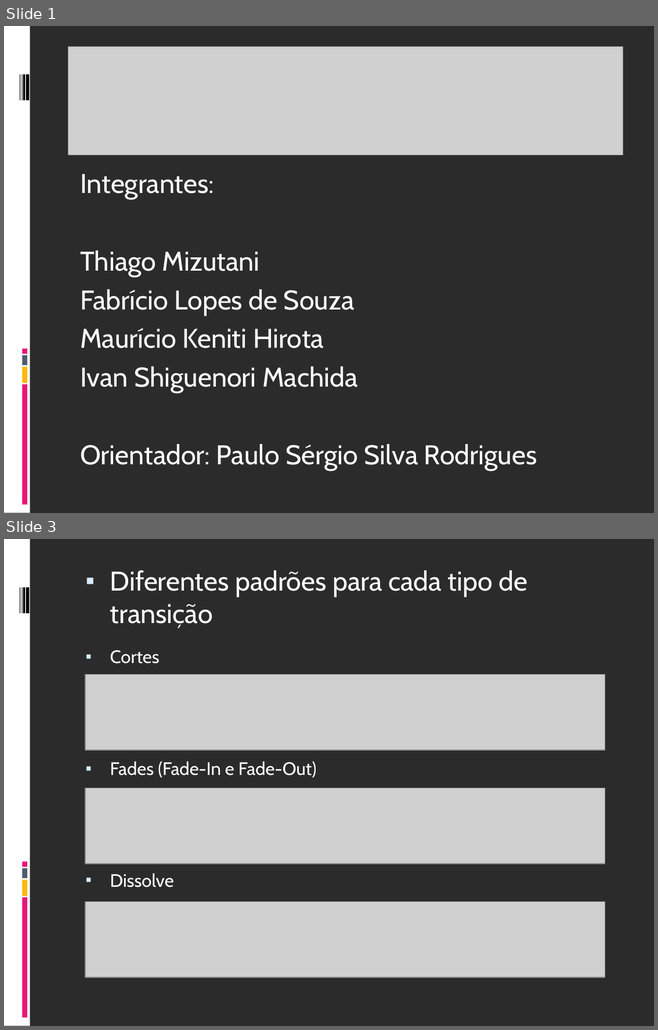
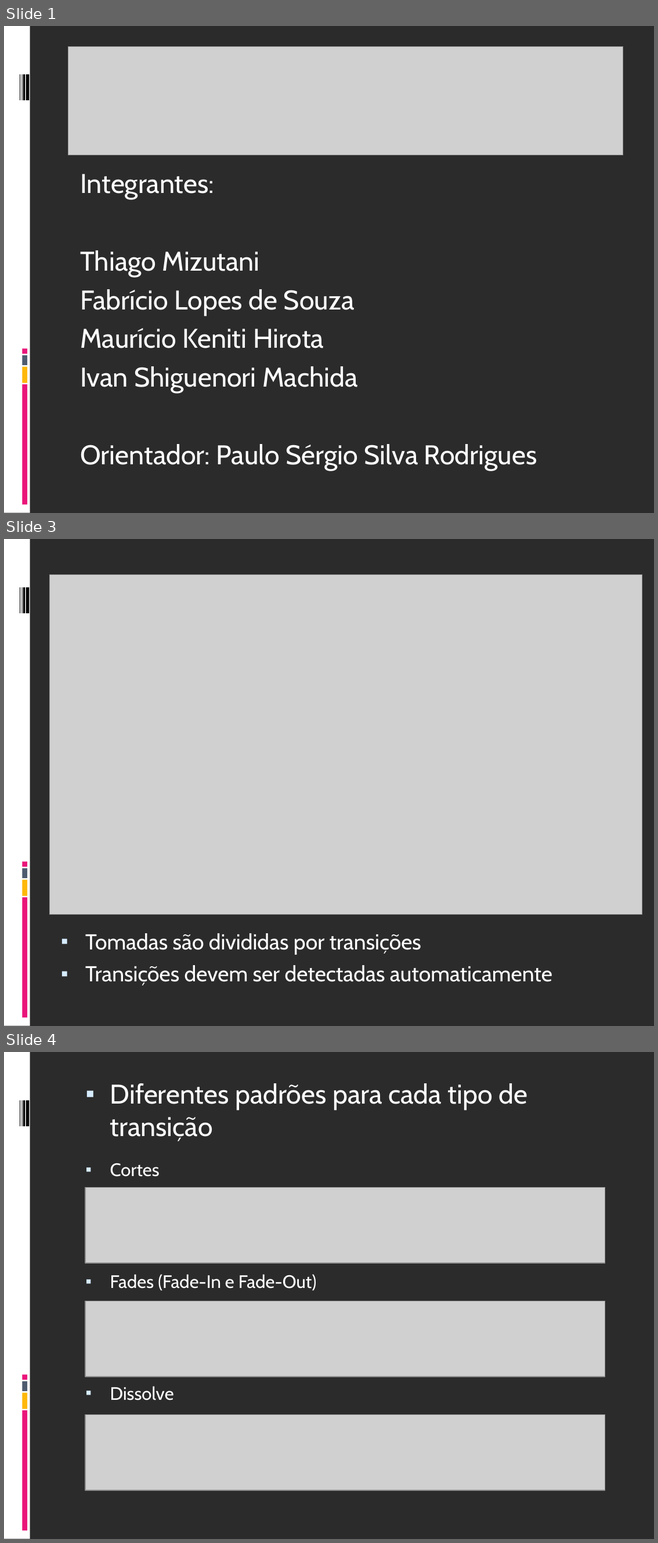
Before and after one commit to fabriciols/m-fit, a slide deck: DOCS/Apresentação/Apresentação_Final.ppt. Shown one above the other, each under a label of ours: slides 1 and 3 before the commit, slides 1, 3 and 4 after it; the slides between them are not shown. The pictures are 658x1030 and 658x1543 pixels, drawn with LibreOffice and Linux fonts; fonts in the diff are those of the drawing; grey boxes stand for pictures; background and template pictures are left out; a plain dark background stands for a picture behind light text. Boxes give left, top, right and bottom in pixels: in the first picture for what was removed or moved away, otherwise in the second. Text is boxed around its words. In the diff, an @@ line names an element or a change of style, - is before the commit and + after.

```diff
--- a/DOCS/Apresentação/Apresentação_Final.ppt
+++ b/DOCS/Apresentação/Apresentação_Final.ppt
@@ slide 3 added at [4, 539, 654, 1026], background picture (left out); not listed: 9 template elements that a slide beside it also shows @@
@@ picture added at [49, 575, 641, 914] @@
@@ text added at [85, 933, 552, 986], 24 pt, text #FFFFFF @@
+▪ Tomadas são divididas por transições
+▪ Transições devem ser detectadas automaticamente
@@ what was slide 3 is now slide 4 @@
```
Also in this commit, not shown: 3 slides changed.
